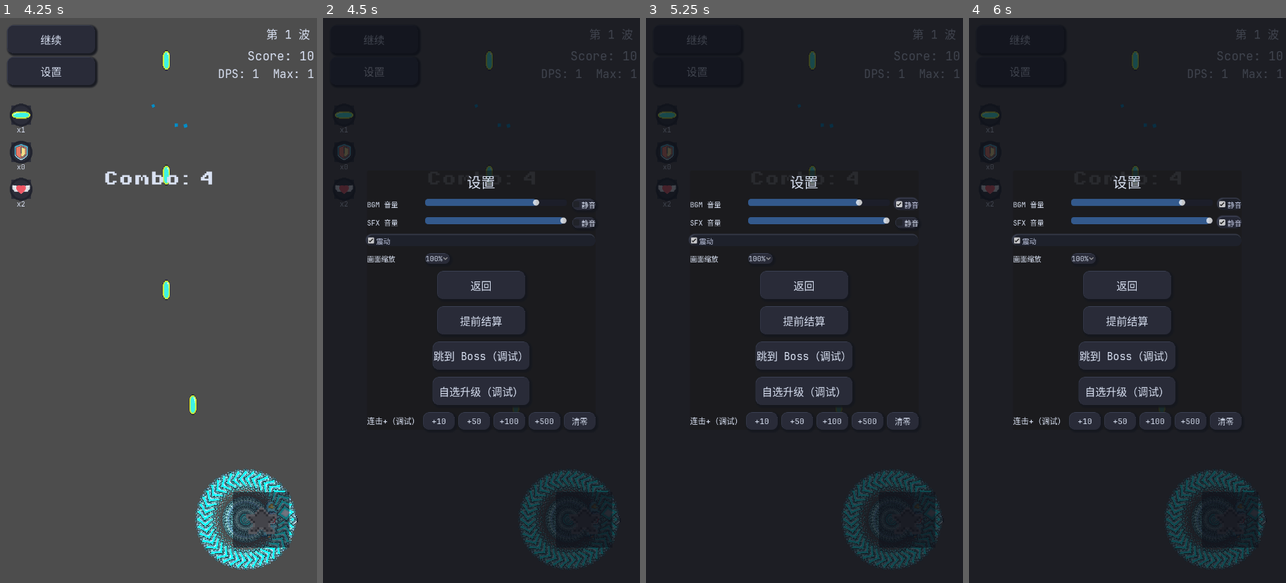
Above: before the commit, frames 1-4 (left to right).
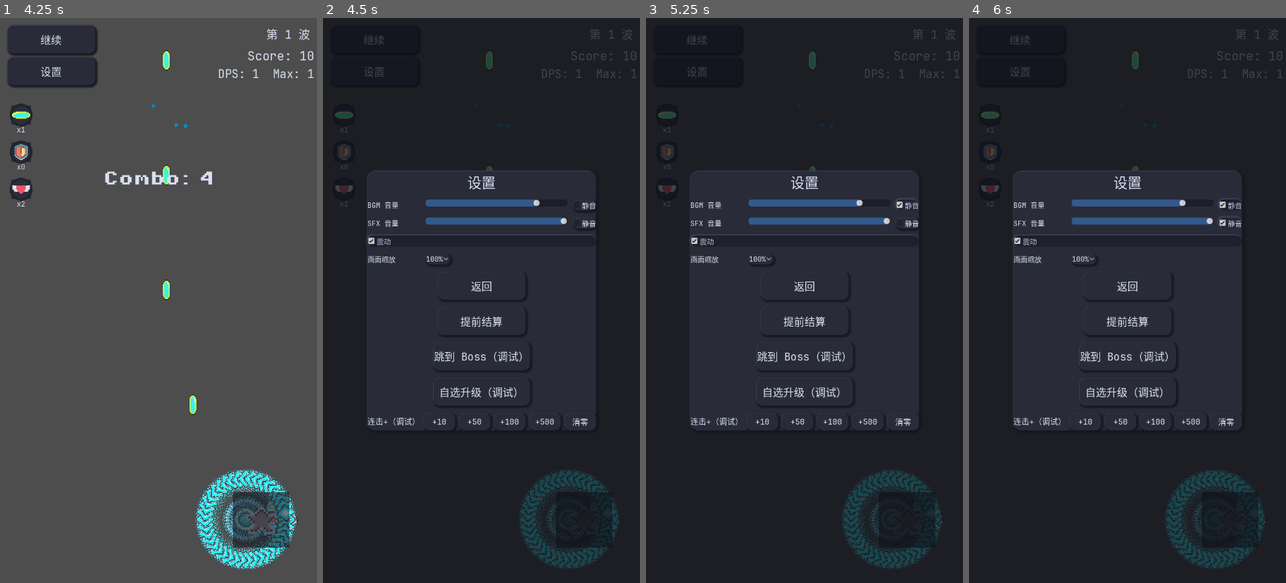
Above: after the commit, the same moments.

Repository: qingzhixing/plane-war
Game: Godot game, scene res://scenes/MainMenu.tscn
The game is run twice, just before and just after one commit, with the same random seed, the same clock (stepped at 60 frames per second) and the same inputs. Sound files missing from this copy of the repository are replaced by a short silence.
Inputs (mouse positions are in pixels of both pictures, inside the frame that each line leads up to):
- Up to frame 1 (4.25 s): click "开始游戏" at 0.5 s; click "暂停" at 1.25 s; click "继续" at 2 s; tap Enter at 2.75 s; move the mouse to (228, 272) at 2.77 s; hold D 2.78-3.5 s; tap P at 2.85 s; click (228, 272) at 2.92 s; tap Space at 3.02 s; drag from (95, 328) to (272, 520) at 3.52 s
- Up to frame 2 (4.5 s): click "设置" at 4.25 s
- Up to frame 3 (5.25 s): click "静音" at 5 s
- Up to frame 4 (6 s): click "静音" at 5.75 s

Frame 1 is identical in both runs. In frame 2, 22% of the frame differs, in the area x 13-86%, y 27-73%; in frame 3, 22%; in frame 4, 22%.

Commit message:
🎨 UI: 升级/弹出菜单统一加背景框，与主菜单弹窗风格一致
- UpgradeUI 改为 CenterContainer+PanelContainer 结构，加统一背景框
- 主题新增 PanelContainer/styles/panel，所有弹窗使用深色圆角样式

Co-Authored-By: Claude Sonnet 4.6 <noreply@anthropic.com>

Diff:
--- a/assets/theme/default_ui_theme.tres
+++ b/assets/theme/default_ui_theme.tres
@@ -125,3 +125,4 @@
 HSlider/styles/slider = SubResource("StyleBoxFlat_slider_track")
 Label/colors/font_color = Color(0.85, 0.88, 0.95, 1)
 Panel/styles/panel = SubResource("StyleBoxFlat_raised")
+PanelContainer/styles/panel = SubResource("StyleBoxFlat_raised")
--- a/scenes/ui/UpgradeUI.tscn
+++ b/scenes/ui/UpgradeUI.tscn
@@ -28,40 +28,53 @@
 mouse_filter = 2
 color = Color(0.08, 0.09, 0.12, 0.75)
 
-[node name="VBox" type="VBoxContainer" parent="Root" unique_id=1993983485]
-layout_mode = 1
-anchor_left = 0.03
-anchor_right = 0.97
-anchor_top = 0.0
-anchor_bottom = 1.0
-grow_horizontal = 2
+[node name="Center" type="CenterContainer" parent="Root" unique_id=200000001]
+layout_mode = 1
+anchors_preset = 15
+anchor_right = 1.0
+anchor_bottom = 1.0
+grow_horizontal = 2
+grow_vertical = 2
+
+[node name="PanelWrap" type="PanelContainer" parent="Root/Center" unique_id=200000002]
+custom_minimum_size = Vector2(680, 0)
+layout_mode = 2
+
+[node name="Margin" type="MarginContainer" parent="Root/Center/PanelWrap" unique_id=200000003]
+layout_mode = 2
+theme_override_constants/margin_left = 24
+theme_override_constants/margin_top = 24
+theme_override_constants/margin_right = 24
+theme_override_constants/margin_bottom = 24
+
+[node name="VBox" type="VBoxContainer" parent="Root/Center/PanelWrap/Margin" unique_id=1993983485]
+layout_mode = 2
 theme_override_constants/separation = 24
-alignment = 1
-
-[node name="Title" type="Label" parent="Root/VBox" unique_id=1217876310]
+
+[node name="Title" type="Label" parent="Root/Center/PanelWrap/Margin/VBox" unique_id=1217876310]
 layout_mode = 2
 theme_override_font_sizes/font_size = 36
 text = "升级！选一个强化"
 horizontal_alignment = 1
 
-[node name="CardBox" type="HBoxContainer" parent="Root/VBox" unique_id=128154110]
+[node name="CardBox" type="HBoxContainer" parent="Root/Center/PanelWrap/Margin/VBox" unique_id=128154110]
 layout_mode = 2
 theme_override_constants/separation = 16
 
-[node name="Card0" type="Control" parent="Root/VBox/CardBox" unique_id=1050018778]
+[node name="Card0" type="Control" parent="Root/Center/PanelWrap/Margin/VBox/CardBox" unique_id=1050018778]
 custom_minimum_size = Vector2(0, 140)
 layout_mode = 2
 size_flags_horizontal = 3
 
-[node name="CardBg0" type="Panel" parent="Root/VBox/CardBox/Card0" unique_id=35234998]
-layout_mode = 1
-anchors_preset = 15
-anchor_right = 1.0
-anchor_bottom = 1.0
-grow_horizontal = 2
-grow_vertical = 2
-
-[node name="CardMargin0" type="MarginContainer" parent="Root/VBox/CardBox/Card0" unique_id=488238549]
+[node name="CardBg0" type="Panel" parent="Root/Center/PanelWrap/Margin/VBox/CardBox/Card0" unique_id=35234998]
+layout_mode = 1
+anchors_preset = 15
+anchor_right = 1.0
+anchor_bottom = 1.0
+grow_horizontal = 2
+grow_vertical = 2
+
+[node name="CardMargin0" type="MarginContainer" parent="Root/Center/PanelWrap/Margin/VBox/CardBox/Card0" unique_id=488238549]
 layout_mode = 1
 anchors_preset = 15
 anchor_right = 1.0
@@ -73,23 +86,23 @@
 theme_override_constants/margin_right = 12
 theme_override_constants/margin_bottom = 12
 
-[node name="CardVBox0" type="VBoxContainer" parent="Root/VBox/CardBox/Card0/CardMargin0" unique_id=92266408]
+[node name="CardVBox0" type="VBoxContainer" parent="Root/Center/PanelWrap/Margin/VBox/CardBox/Card0/CardMargin0" unique_id=92266408]
 layout_mode = 2
 theme_override_constants/separation = 6
 
-[node name="CardTitle0" type="Label" parent="Root/VBox/CardBox/Card0/CardMargin0/CardVBox0" unique_id=2083042636]
+[node name="CardTitle0" type="Label" parent="Root/Center/PanelWrap/Margin/VBox/CardBox/Card0/CardMargin0/CardVBox0" unique_id=2083042636]
 layout_mode = 2
 theme_override_font_sizes/font_size = 22
 horizontal_alignment = 1
 
-[node name="CardDesc0" type="Label" parent="Root/VBox/CardBox/Card0/CardMargin0/CardVBox0" unique_id=1122976343]
+[node name="CardDesc0" type="Label" parent="Root/Center/PanelWrap/Margin/VBox/CardBox/Card0/CardMargin0/CardVBox0" unique_id=1122976343]
 layout_mode = 2
 size_flags_vertical = 3
 theme_override_font_sizes/font_size = 18
 horizontal_alignment = 1
 autowrap_mode = 3
 
-[node name="CardBtn0" type="Button" parent="Root/VBox/CardBox/Card0" unique_id=1359912767]
+[node name="CardBtn0" type="Button" parent="Root/Center/PanelWrap/Margin/VBox/CardBox/Card0" unique_id=1359912767]
 layout_mode = 1
 anchors_preset = 15
 anchor_right = 1.0
@@ -103,20 +116,20 @@
 theme_override_styles/focus = SubResource("StyleBoxEmpty_btn")
 flat = true
 
-[node name="Card1" type="Control" parent="Root/VBox/CardBox" unique_id=368523698]
+[node name="Card1" type="Control" parent="Root/Center/PanelWrap/Margin/VBox/CardBox" unique_id=368523698]
 custom_minimum_size = Vector2(0, 140)
 layout_mode = 2
 size_flags_horizontal = 3
 
-[node name="CardBg1" type="Panel" parent="Root/VBox/CardBox/Card1" unique_id=1596142672]
-layout_mode = 1
-anchors_preset = 15
-anchor_right = 1.0
-anchor_bottom = 1.0
-grow_horizontal = 2
-grow_vertical = 2
-
-[node name="CardMargin1" type="MarginContainer" parent="Root/VBox/CardBox/Card1" unique_id=597362663]
+[node name="CardBg1" type="Panel" parent="Root/Center/PanelWrap/Margin/VBox/CardBox/Card1" unique_id=1596142672]
+layout_mode = 1
+anchors_preset = 15
+anchor_right = 1.0
+anchor_bottom = 1.0
+grow_horizontal = 2
+grow_vertical = 2
+
+[node name="CardMargin1" type="MarginContainer" parent="Root/Center/PanelWrap/Margin/VBox/CardBox/Card1" unique_id=597362663]
 layout_mode = 1
 anchors_preset = 15
 anchor_right = 1.0
@@ -128,23 +141,23 @@
 theme_override_constants/margin_right = 12
 theme_override_constants/margin_bottom = 12
 
-[node name="CardVBox1" type="VBoxContainer" parent="Root/VBox/CardBox/Card1/CardMargin1" unique_id=123470177]
+[node name="CardVBox1" type="VBoxContainer" parent="Root/Center/PanelWrap/Margin/VBox/CardBox/Card1/CardMargin1" unique_id=123470177]
 layout_mode = 2
 theme_override_constants/separation = 6
 
-[node name="CardTitle1" type="Label" parent="Root/VBox/CardBox/Card1/CardMargin1/CardVBox1" unique_id=1874239523]
+[node name="CardTitle1" type="Label" parent="Root/Center/PanelWrap/Margin/VBox/CardBox/Card1/CardMargin1/CardVBox1" unique_id=1874239523]
 layout_mode = 2
 theme_override_font_sizes/font_size = 22
 horizontal_alignment = 1
 
-[node name="CardDesc1" type="Label" parent="Root/VBox/CardBox/Card1/CardMargin1/CardVBox1" unique_id=1402233611]
+[node name="CardDesc1" type="Label" parent="Root/Center/PanelWrap/Margin/VBox/CardBox/Card1/CardMargin1/CardVBox1" unique_id=1402233611]
 layout_mode = 2
 size_flags_vertical = 3
 theme_override_font_sizes/font_size = 18
 horizontal_alignment = 1
 autowrap_mode = 3
 
-[node name="CardBtn1" type="Button" parent="Root/VBox/CardBox/Card1" unique_id=1656473584]
+[node name="CardBtn1" type="Button" parent="Root/Center/PanelWrap/Margin/VBox/CardBox/Card1" unique_id=1656473584]
 layout_mode = 1
 anchors_preset = 15
 anchor_right = 1.0
@@ -158,20 +171,20 @@
 theme_override_styles/focus = SubResource("StyleBoxEmpty_btn")
 flat = true
 
-[node name="Card2" type="Control" parent="Root/VBox/CardBox" unique_id=618288985]
+[node name="Card2" type="Control" parent="Root/Center/PanelWrap/Margin/VBox/CardBox" unique_id=618288985]
 custom_minimum_size = Vector2(0, 140)
 layout_mode = 2
 size_flags_horizontal = 3
 
-[node name="CardBg2" type="Panel" parent="Root/VBox/CardBox/Card2" unique_id=1546214590]
-layout_mode = 1
-anchors_preset = 15
-anchor_right = 1.0
-anchor_bottom = 1.0
-grow_horizontal = 2
-grow_vertical = 2
-
-[node name="CardMargin2" type="MarginContainer" parent="Root/VBox/CardBox/Card2" unique_id=132238603]
+[node name="CardBg2" type="Panel" parent="Root/Center/PanelWrap/Margin/VBox/CardBox/Card2" unique_id=1546214590]
+layout_mode = 1
+anchors_preset = 15
+anchor_right = 1.0
+anchor_bottom = 1.0
+grow_horizontal = 2
+grow_vertical = 2
+
+[node name="CardMargin2" type="MarginContainer" parent="Root/Center/PanelWrap/Margin/VBox/CardBox/Card2" unique_id=132238603]
 layout_mode = 1
 anchors_preset = 15
 anchor_right = 1.0
@@ -183,23 +196,23 @@
 theme_override_constants/margin_right = 12
 theme_override_constants/margin_bottom = 12
 
-[node name="CardVBox2" type="VBoxContainer" parent="Root/VBox/CardBox/Card2/CardMargin2" unique_id=265989465]
+[node name="CardVBox2" type="VBoxContainer" parent="Root/Center/PanelWrap/Margin/VBox/CardBox/Card2/CardMargin2" unique_id=265989465]
 layout_mode = 2
 theme_override_constants/separation = 6
 
-[node name="CardTitle2" type="Label" parent="Root/VBox/CardBox/Card2/CardMargin2/CardVBox2" unique_id=1548625994]
+[node name="CardTitle2" type="Label" parent="Root/Center/PanelWrap/Margin/VBox/CardBox/Card2/CardMargin2/CardVBox2" unique_id=1548625994]
 layout_mode = 2
 theme_override_font_sizes/font_size = 22
 horizontal_alignment = 1
 
-[node name="CardDesc2" type="Label" parent="Root/VBox/CardBox/Card2/CardMargin2/CardVBox2" unique_id=378066375]
+[node name="CardDesc2" type="Label" parent="Root/Center/PanelWrap/Margin/VBox/CardBox/Card2/CardMargin2/CardVBox2" unique_id=378066375]
 layout_mode = 2
 size_flags_vertical = 3
 theme_override_font_sizes/font_size = 18
 horizontal_alignment = 1
 autowrap_mode = 3
 
-[node name="CardBtn2" type="Button" parent="Root/VBox/CardBox/Card2" unique_id=511392134]
+[node name="CardBtn2" type="Button" parent="Root/Center/PanelWrap/Margin/VBox/CardBox/Card2" unique_id=511392134]
 layout_mode = 1
 anchors_preset = 15
 anchor_right = 1.0
@@ -213,6 +226,6 @@
 theme_override_styles/focus = SubResource("StyleBoxEmpty_btn")
 flat = true
 
-[connection signal="pressed" from="Root/VBox/CardBox/Card0/CardBtn0" to="." method="_on_card_pressed" binds= [0]]
-[connection signal="pressed" from="Root/VBox/CardBox/Card1/CardBtn1" to="." method="_on_card_pressed" binds= [1]]
-[connection signal="pressed" from="Root/VBox/CardBox/Card2/CardBtn2" to="." method="_on_card_pressed" binds= [2]]
+[connection signal="pressed" from="Root/Center/PanelWrap/Margin/VBox/CardBox/Card0/CardBtn0" to="." method="_on_card_pressed" binds= [0]]
+[connection signal="pressed" from="Root/Center/PanelWrap/Margin/VBox/CardBox/Card1/CardBtn1" to="." method="_on_card_pressed" binds= [1]]
+[connection signal="pressed" from="Root/Center/PanelWrap/Margin/VBox/CardBox/Card2/CardBtn2" to="." method="_on_card_pressed" binds= [2]]
--- a/scripts/upgrade_ui.gd
+++ b/scripts/upgrade_ui.gd
@@ -32,21 +32,21 @@
 # 每张卡的节点引用：[{ root, title_label, desc_label, button }]
 var _cards: Array[Dictionary] = []
 
-@onready var _card0_root: Control = $Root/VBox/CardBox/Card0
-@onready var _card1_root: Control = $Root/VBox/CardBox/Card1
-@onready var _card2_root: Control = $Root/VBox/CardBox/Card2
+@onready var _card0_root: Control = $Root/Center/PanelWrap/Margin/VBox/CardBox/Card0
+@onready var _card1_root: Control = $Root/Center/PanelWrap/Margin/VBox/CardBox/Card1
+@onready var _card2_root: Control = $Root/Center/PanelWrap/Margin/VBox/CardBox/Card2
 
-@onready var _card0_title: Label = $Root/VBox/CardBox/Card0/CardMargin0/CardVBox0/CardTitle0
-@onready var _card0_desc: Label = $Root/VBox/CardBox/Card0/CardMargin0/CardVBox0/CardDesc0
-@onready var _card0_btn: Button = $Root/VBox/CardBox/Card0/CardBtn0
+@onready var _card0_title: Label = $Root/Center/PanelWrap/Margin/VBox/CardBox/Card0/CardMargin0/CardVBox0/CardTitle0
+@onready var _card0_desc: Label = $Root/Center/PanelWrap/Margin/VBox/CardBox/Card0/CardMargin0/CardVBox0/CardDesc0
+@onready var _card0_btn: Button = $Root/Center/PanelWrap/Margin/VBox/CardBox/Card0/CardBtn0
 
-@onready var _card1_title: Label = $Root/VBox/CardBox/Card1/CardMargin1/CardVBox1/CardTitle1
-@onready var _card1_desc: Label = $Root/VBox/CardBox/Card1/CardMargin1/CardVBox1/CardDesc1
-@onready var _card1_btn: Button = $Root/VBox/CardBox/Card1/CardBtn1
+@onready var _card1_title: Label = $Root/Center/PanelWrap/Margin/VBox/CardBox/Card1/CardMargin1/CardVBox1/CardTitle1
+@onready var _card1_desc: Label = $Root/Center/PanelWrap/Margin/VBox/CardBox/Card1/CardMargin1/CardVBox1/CardDesc1
+@onready var _card1_btn: Button = $Root/Center/PanelWrap/Margin/VBox/CardBox/Card1/CardBtn1
 
-@onready var _card2_title: Label = $Root/VBox/CardBox/Card2/CardMargin2/CardVBox2/CardTitle2
-@onready var _card2_desc: Label = $Root/VBox/CardBox/Card2/CardMargin2/CardVBox2/CardDesc2
-@onready var _card2_btn: Button = $Root/VBox/CardBox/Card2/CardBtn2
+@onready var _card2_title: Label = $Root/Center/PanelWrap/Margin/VBox/CardBox/Card2/CardMargin2/CardVBox2/CardTitle2
+@onready var _card2_desc: Label = $Root/Center/PanelWrap/Margin/VBox/CardBox/Card2/CardMargin2/CardVBox2/CardDesc2
+@onready var _card2_btn: Button = $Root/Center/PanelWrap/Margin/VBox/CardBox/Card2/CardBtn2
 
 
 func _ready() -> void:
